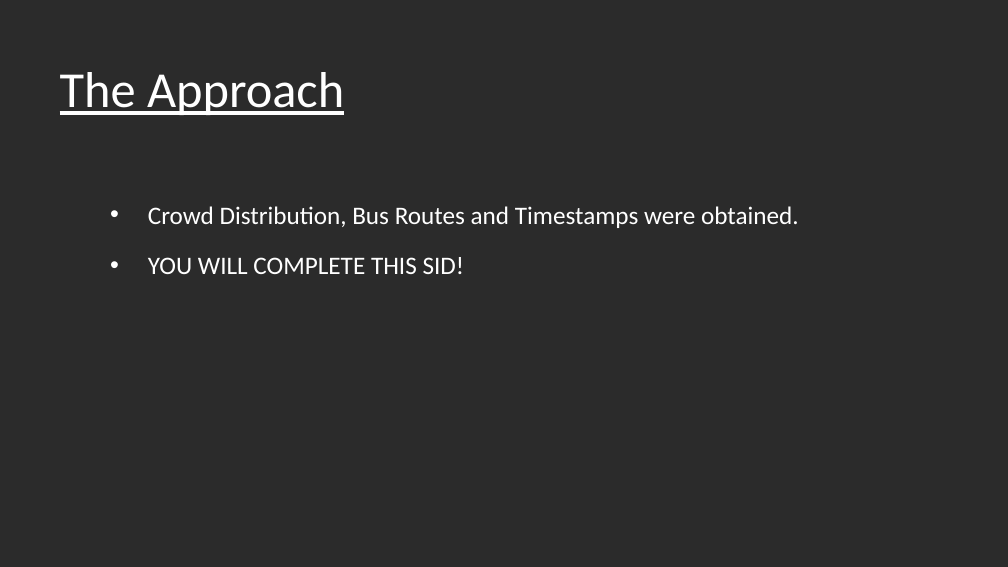
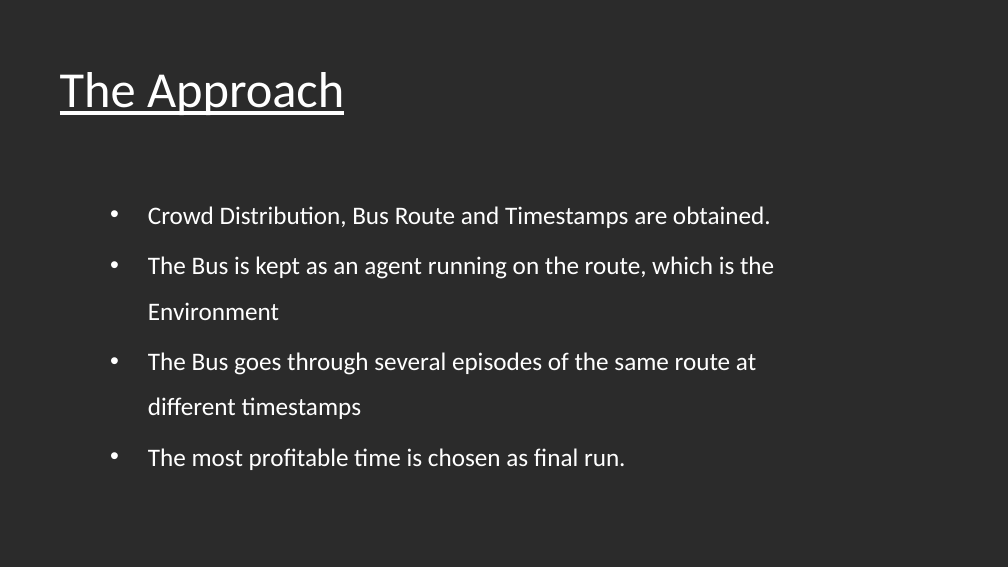
Before and after one commit to Lakshya31/nmit-hacks, a slide deck: slide 8 of nmithack/nmit-hacks.pptx. Drawn at 1008x567 pixels with LibreOffice and Linux fonts; fonts in the diff are those of the drawing; background and template pictures are left out; a plain dark background stands for a picture behind light text. Boxes give left, top, right and bottom in pixels: in the first picture for what was removed or moved away, otherwise in the second. Text is boxed around its words. In the diff, an @@ line names an element or a change of style, - is before the commit and + after.

```diff
--- a/nmithack/nmit-hacks.pptx
+++ b/nmithack/nmit-hacks.pptx
@@ text at <box>148,206,774,470</box>: text changed @@
-• Crowd Distribution, Bus Routes and Timestamps were obtained.
-• YOU WILL COMPLETE THIS SID!
+• Crowd Distribution, Bus Route and Timestamps are obtained.
+• The Bus is kept as an agent running on the route, which is the Environment
+• The Bus goes through several episodes of the same route at different timestamps
+• The most profitable time is chosen as final run.
```
Also in this commit, not shown: 2 other slides changed, 1 slide added, 1 slide removed, 5 other files.
